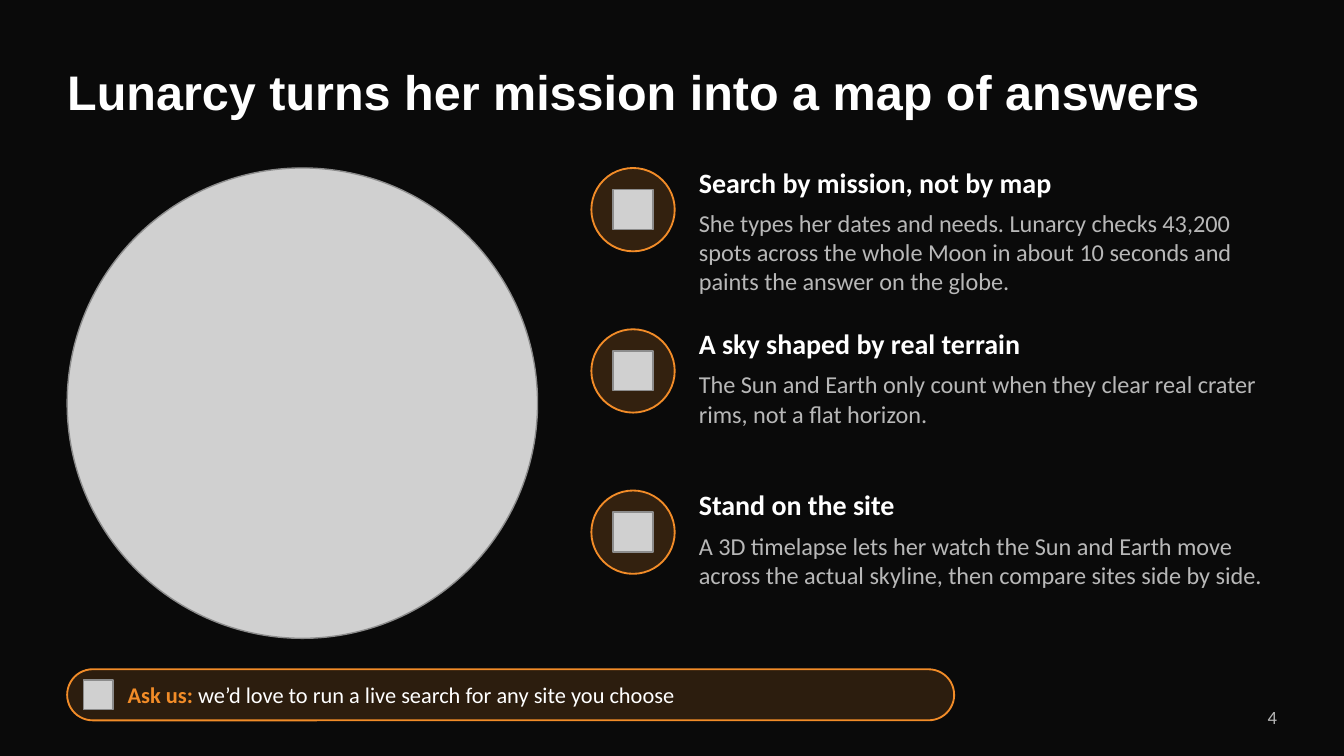
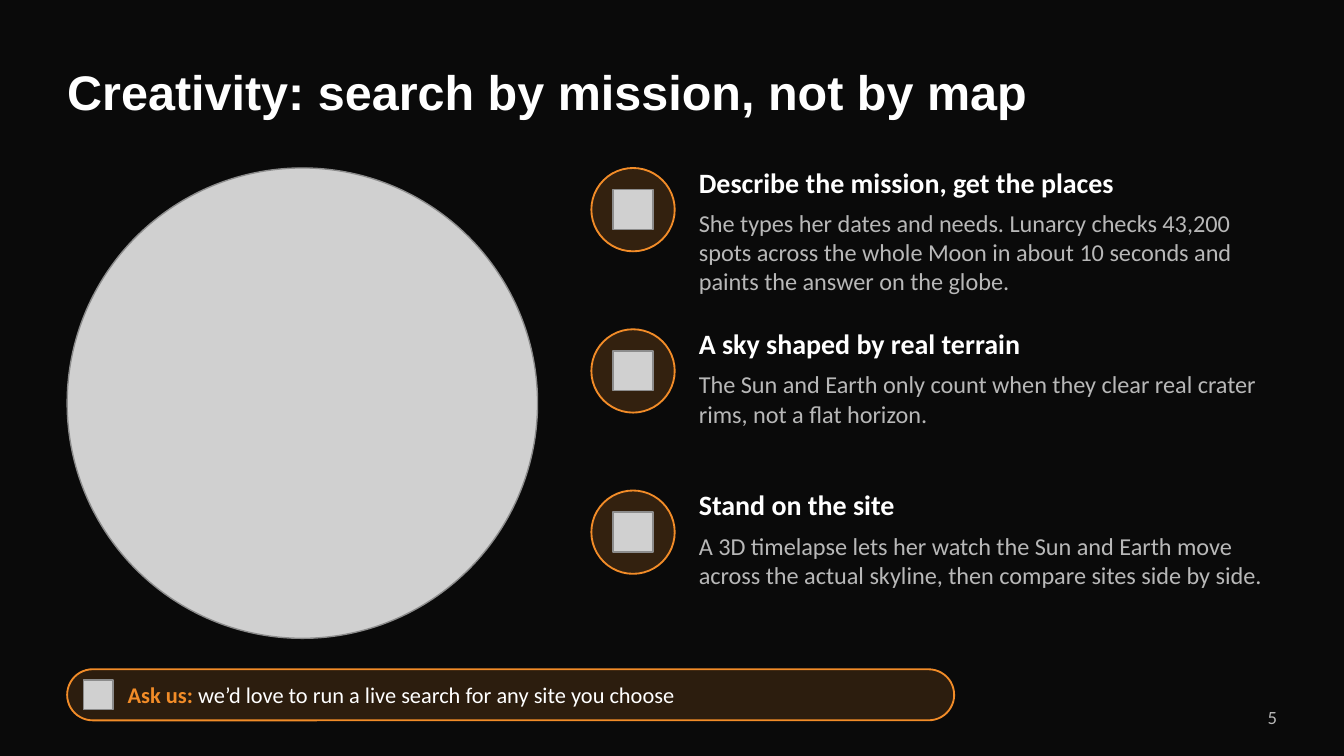
Before and after one commit to McCEwan/Lunarcy, a slide deck: slide 5 of Lunarcy_pitch.pptx (slide 4 before the commit). Drawn at 1344x756 pixels with LibreOffice and Linux fonts; fonts in the diff are those of the drawing; grey boxes stand for pictures. Boxes give left, top, right and bottom in pixels: in the first picture for what was removed or moved away, otherwise in the second. Text is boxed around its words. In the diff, an @@ line names an element or a change of style, - is before the commit and + after.

```diff
--- a/Lunarcy_pitch.pptx
+++ b/Lunarcy_pitch.pptx
@@ title at [67, 75, 1027, 119]: text changed @@
-Lunarcy turns her mission into a map of answers
+Creativity: search by mission, not by map
@@ text at [699, 173, 1114, 198]: text changed @@
-Search by mission, not by map
+Describe the mission, get the places
@@ page number at [1268, 712, 1277, 724]: text changed @@
-4
+5
```
Also in this commit, not shown: 3 other slides changed, 1 slide added, 1 slide removed, 1 other file.
